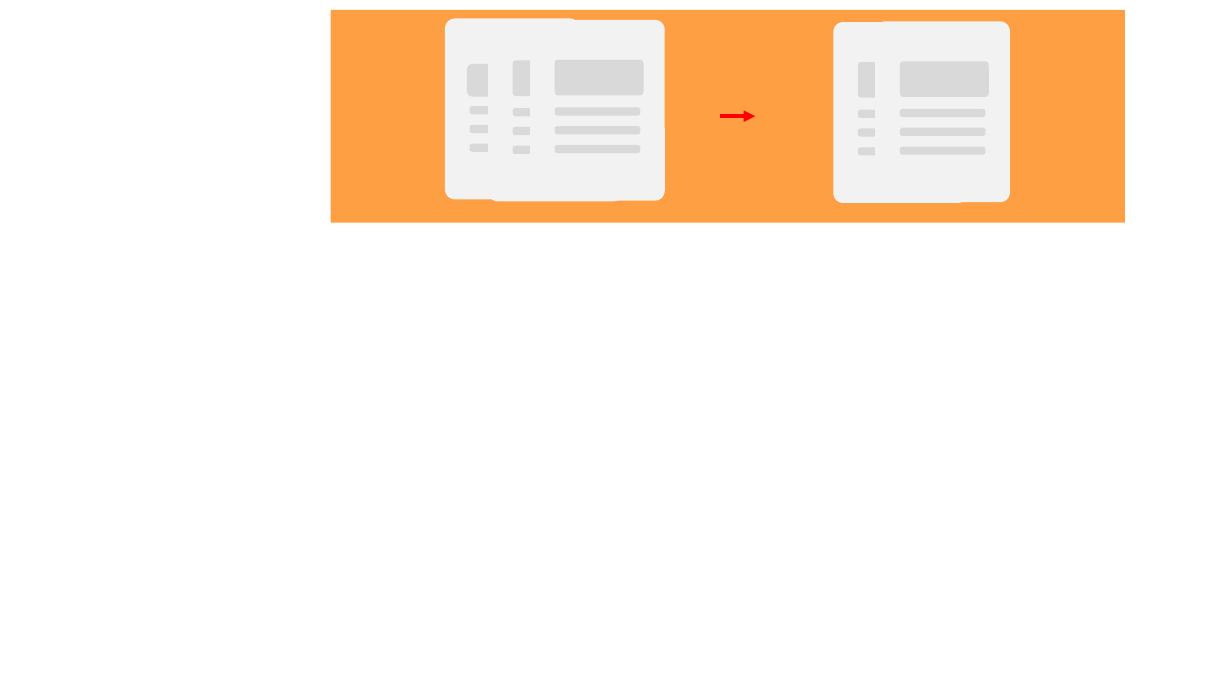
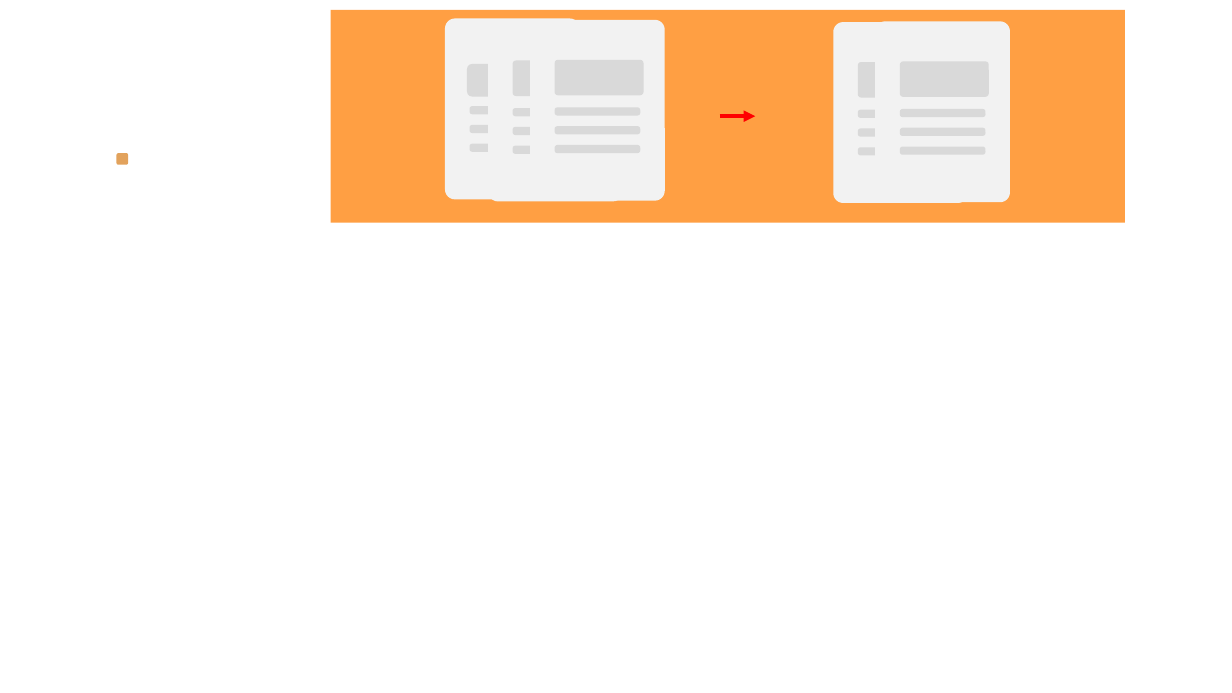
Before and after one commit to youssefhoummad/pdf-tools, a slide deck: slide 6 of docs/IMGES.pptx. Drawn at 1232x693 pixels with LibreOffice and Linux fonts; fonts in the diff are those of the drawing. Boxes give left, top, right and bottom in pixels: in the first picture for what was removed or moved away, otherwise in the second. Text is boxed around its words. In the diff, an @@ line names an element or a change of style, - is before the commit and + after.

```diff
--- a/docs/IMGES.pptx
+++ b/docs/IMGES.pptx
@@ rounded rectangle added at <box>116,153,128,165</box>, fill #E2A25C @@
```
Also in this commit, not shown: 1 other slide changed, 1 slide added.
